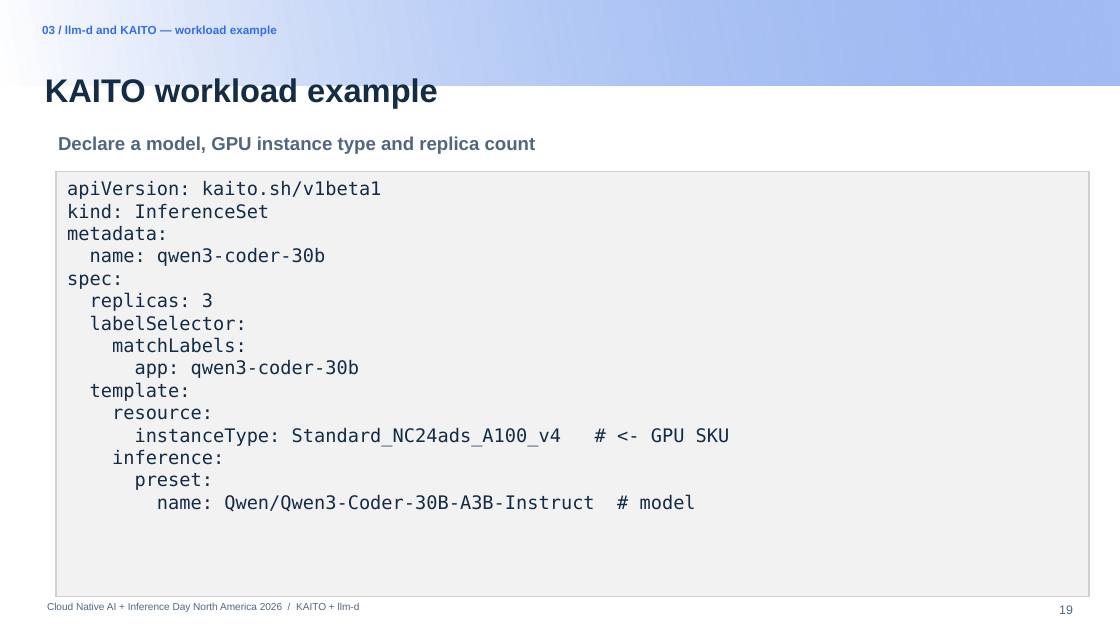
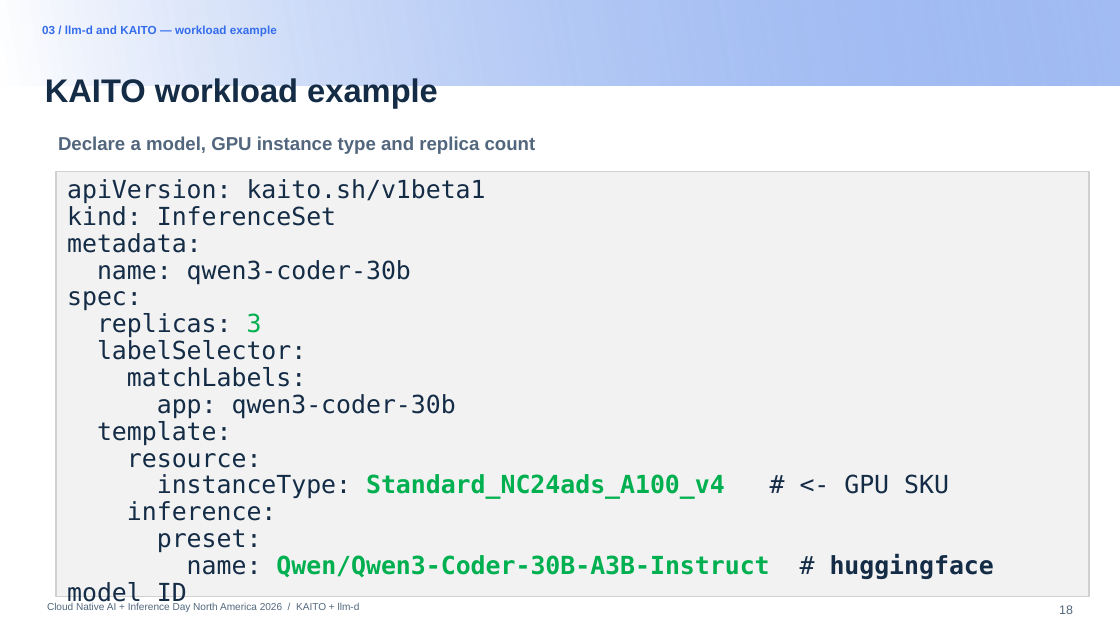
Before and after one commit to andyzhangx/demo, a slide deck: slide 18 of llm/pd-disaggregation/kubecon-na-2026-pd-disaggregation-kaito-llmd.pptx (slide 19 before the commit). Drawn at 1120x630 pixels with LibreOffice and Linux fonts; fonts in the diff are those of the drawing; background and template pictures are left out. Boxes give left, top, right and bottom in pixels: in the first picture for what was removed or moved away, otherwise in the second. Text is boxed around its words. In the diff, an @@ line names an element or a change of style, - is before the commit and + after.

```diff
--- a/llm/pd-disaggregation/kubecon-na-2026-pd-disaggregation-kaito-llmd.pptx
+++ b/llm/pd-disaggregation/kubecon-na-2026-pd-disaggregation-kaito-llmd.pptx
@@ text in rectangle at (67,179,994,607): text changed; size 12 to 16 pt @@
-apiVersion: kaito.sh/v1beta1
-kind: InferenceSet
-metadata:
-name: qwen3-coder-30b
-spec:
-replicas: 3
-labelSelector:
-matchLabels:
-app: qwen3-coder-30b
-template:
-resource:
-instanceType: Standard_NC24ads_A100_v4 # <- GPU SKU
-inference:
-preset:
-name: Qwen/Qwen3-Coder-30B-A3B-Instruct # model
+apiVersion: kaito.sh/v1beta1
+kind: InferenceSet
+metadata:
+name: qwen3-coder-30b
+spec:
+replicas: 3
+labelSelector:
+matchLabels:
+app: qwen3-coder-30b
+template:
+resource:
+instanceType: Standard_NC24ads_A100_v4 # <- GPU SKU
+inference:
+preset:
+name: Qwen/Qwen3-Coder-30B-A3B-Instruct # huggingface model ID
```
Also in this commit, not shown: 14 other slides changed.
